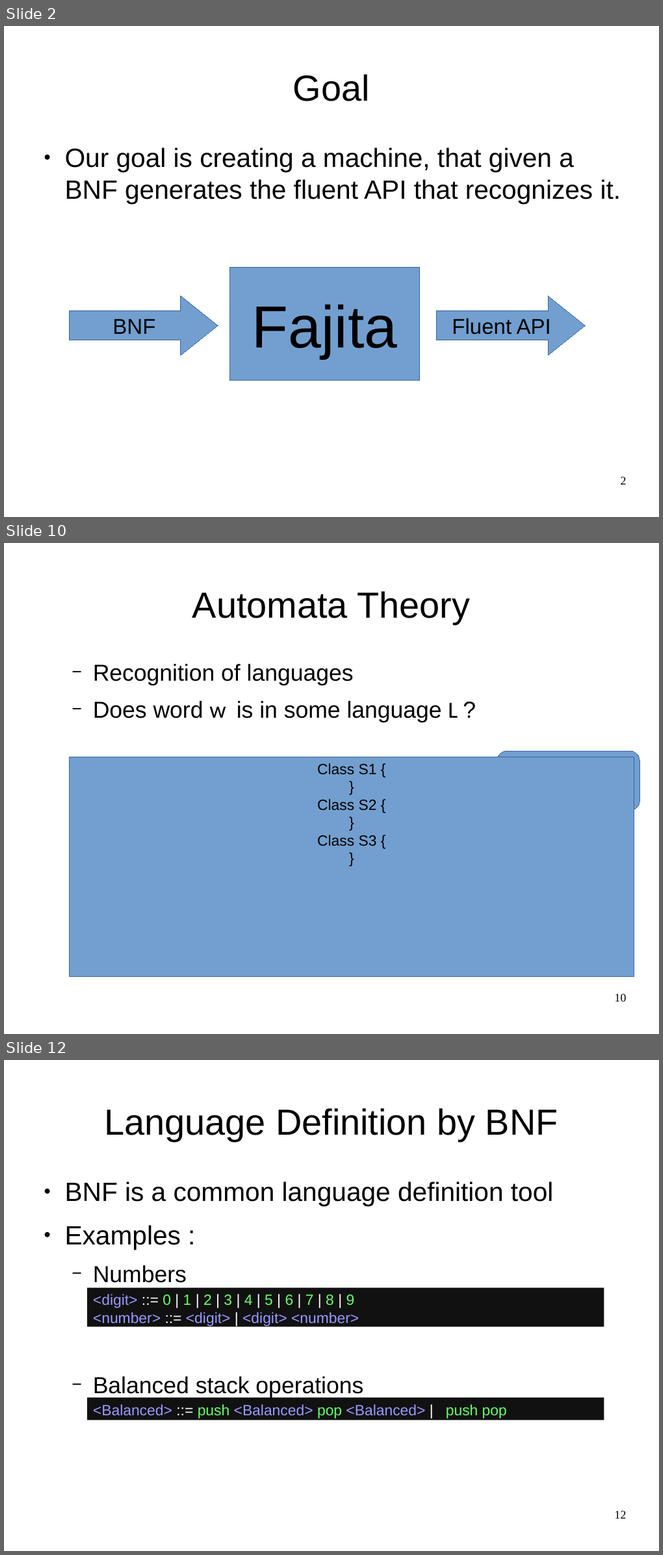
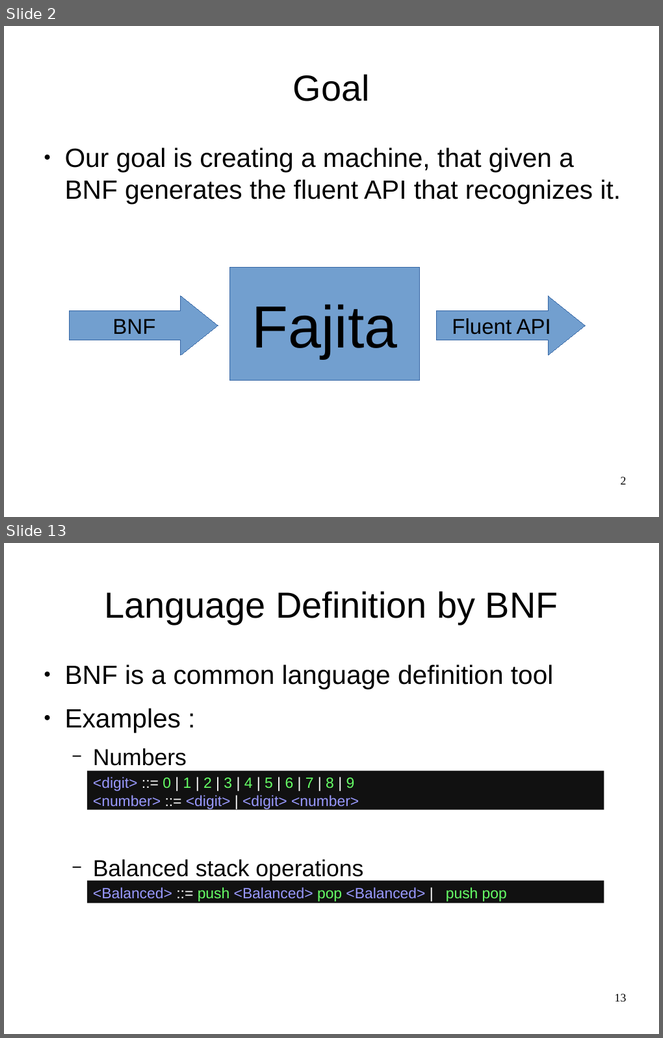
Before and after one commit to OriRoth/fling, a slide deck: Manuscripts/Thesis Seminar/Thesis Seminar.odp. Shown one above the other, each under a label of ours: slides 2, 10 and 12 before the commit, slides 2 and 13 after it; the slides between them are not shown. The pictures are 663x1555 and 663x1038 pixels, drawn with LibreOffice and Linux fonts; fonts in the diff are those of the drawing; grey boxes stand for pictures. Boxes give left, top, right and bottom in pixels: in the first picture for what was removed or moved away, otherwise in the second. Text is boxed around its words. In the diff, an @@ line names an element or a change of style, - is before the commit and + after.

```diff
--- a/Manuscripts/Thesis Seminar/Thesis Seminar.odp
+++ b/Manuscripts/Thesis Seminar/Thesis Seminar.odp
@@ slide 10 removed at [4, 543, 659, 1034], background #FFFFFF @@
@@ title removed at [192, 591, 470, 624] @@
-Automata Theory
@@ text removed at [93, 664, 458, 722] @@
-  − Recognition of languages
-  − Does word w is in some language L ?
@@ rectangle removed at [70, 757, 634, 977] @@
-Class S1 {
-}
-Class S2 {
-}
-Class S3 {
-}
@@ rounded speech box removed at [497, 751, 640, 811] @@
@@ page number removed at [615, 994, 627, 1002] @@
-10
@@ what was slide 12 is now slide 13 @@
@@ page number at [615, 994, 627, 1002]: text changed @@
-12
+13
```
Also in this commit, not shown: 11 slides changed, 4 slides added, 5 other files.
